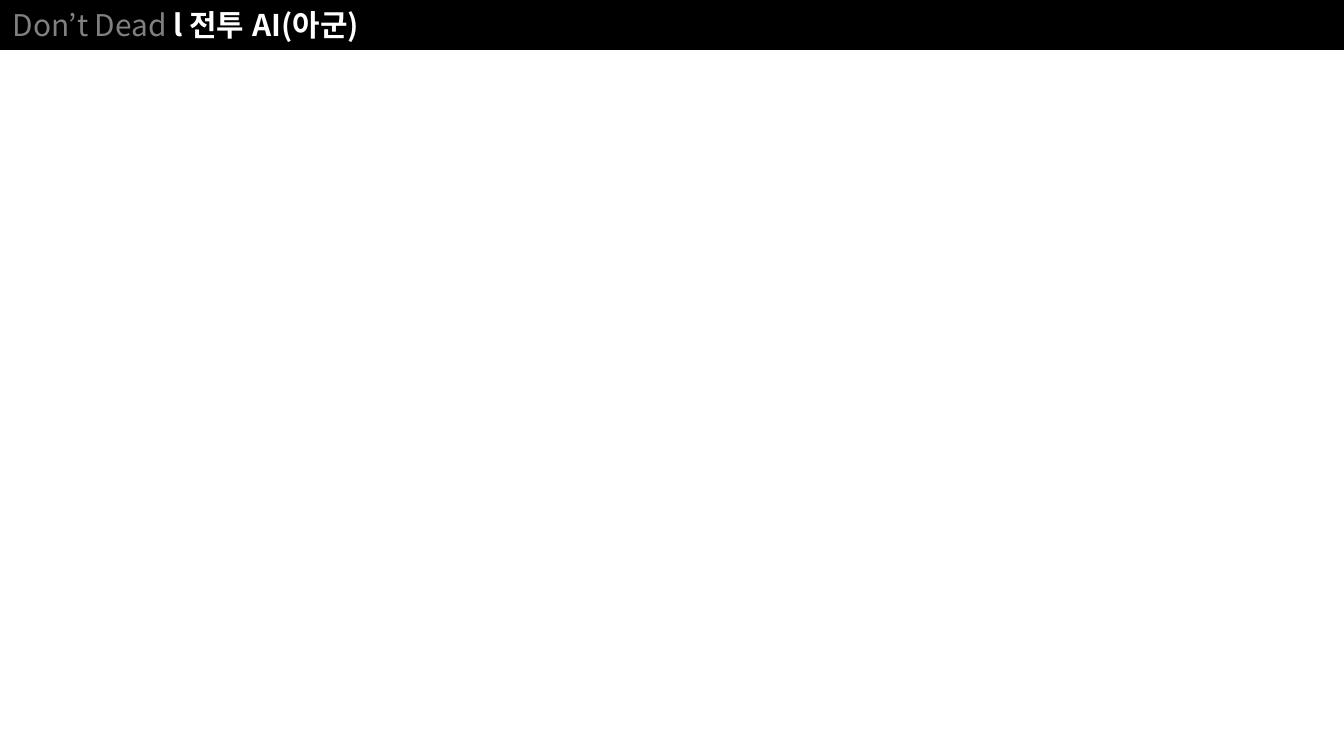
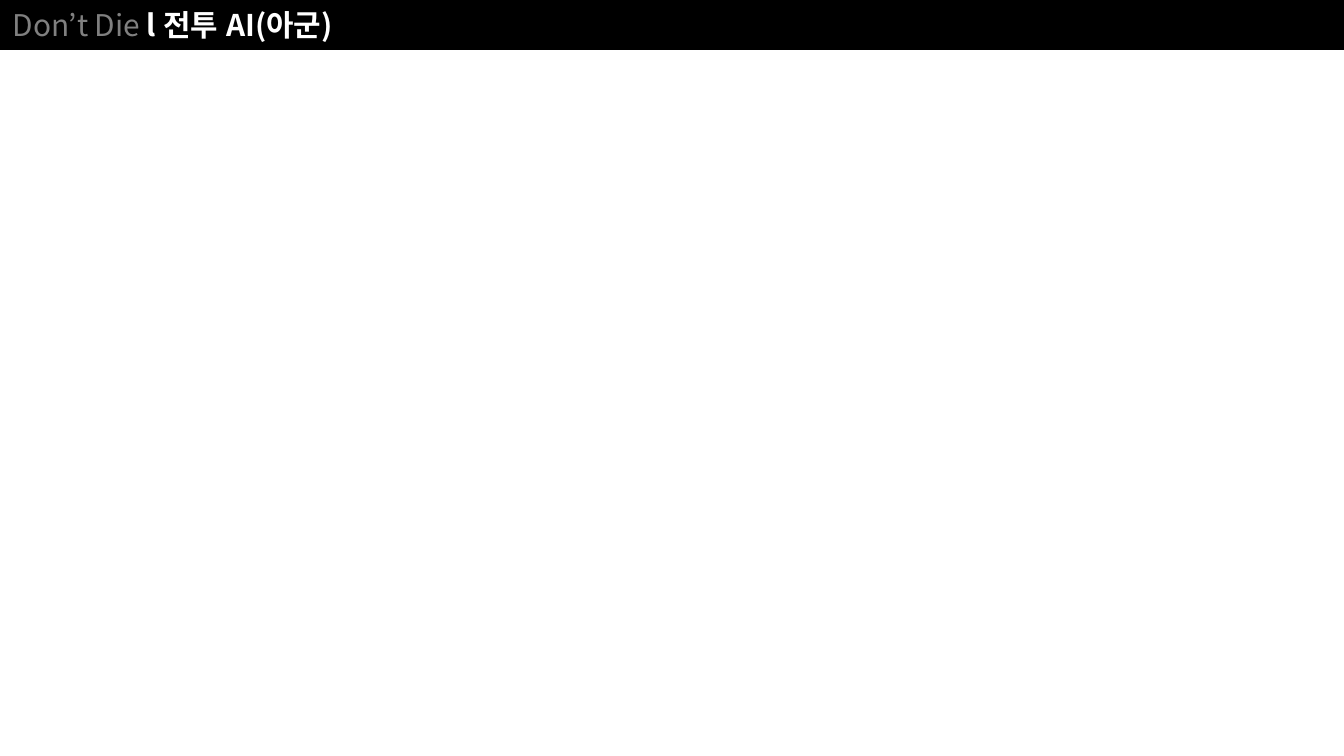
Before and after one commit to NoahCalhoun/DontDie, a slide deck: slide 7 of DDDocument/Don't Die ProtoType.pptx. Drawn at 1344x756 pixels with LibreOffice and Linux fonts; fonts in the diff are those of the drawing. Boxes give left, top, right and bottom in pixels: in the first picture for what was removed or moved away, otherwise in the second. Text is boxed around its words. In the diff, an @@ line names an element or a change of style, - is before the commit and + after.

```diff
--- a/DDDocument/Don't Die ProtoType.pptx
+++ b/DDDocument/Don't Die ProtoType.pptx
@@ text in rectangle at (13, 11, 332, 42): text changed; text colour #808080 to #FFFFFF; bold on @@
-Don’t Dead l 전투 AI(아군)
+Don’t Die l 전투 AI(아군)
```
Also in this commit, not shown: 8 other slides changed, 1 slide added.
